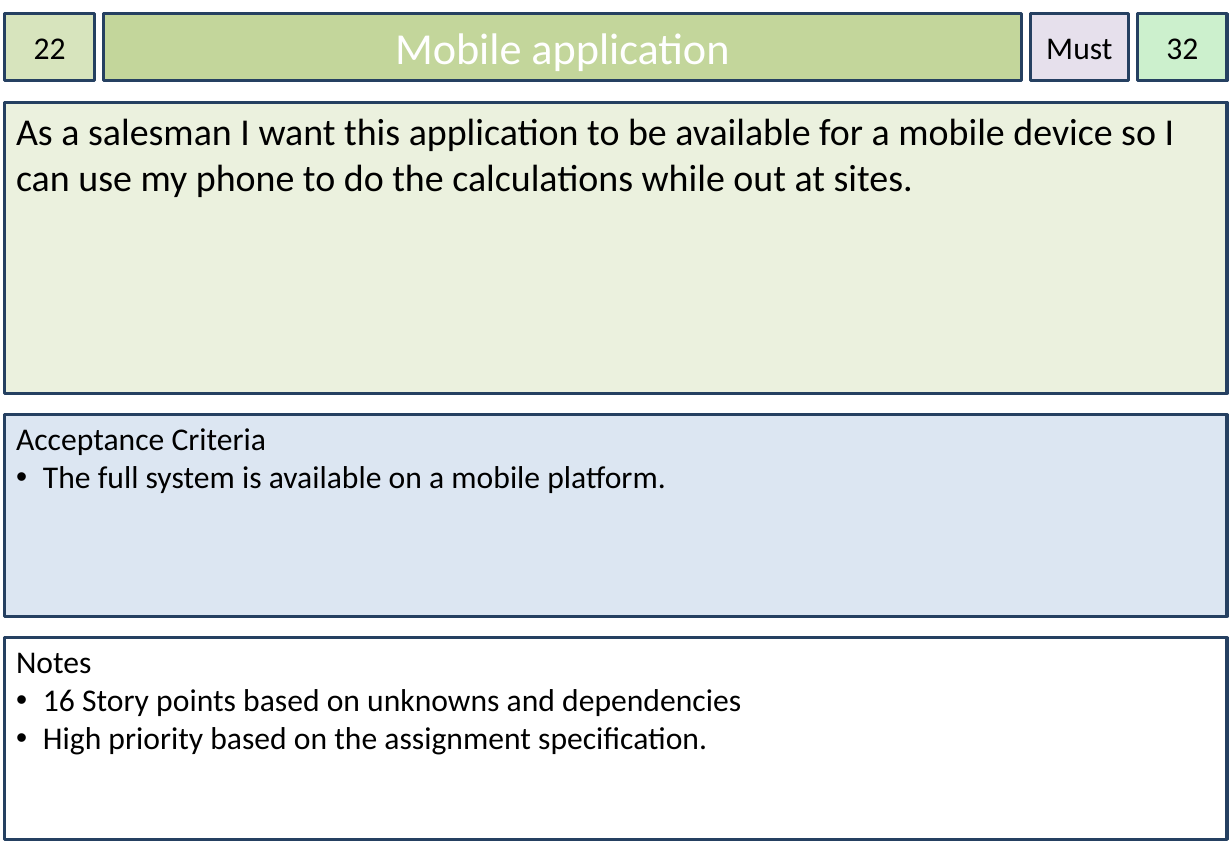
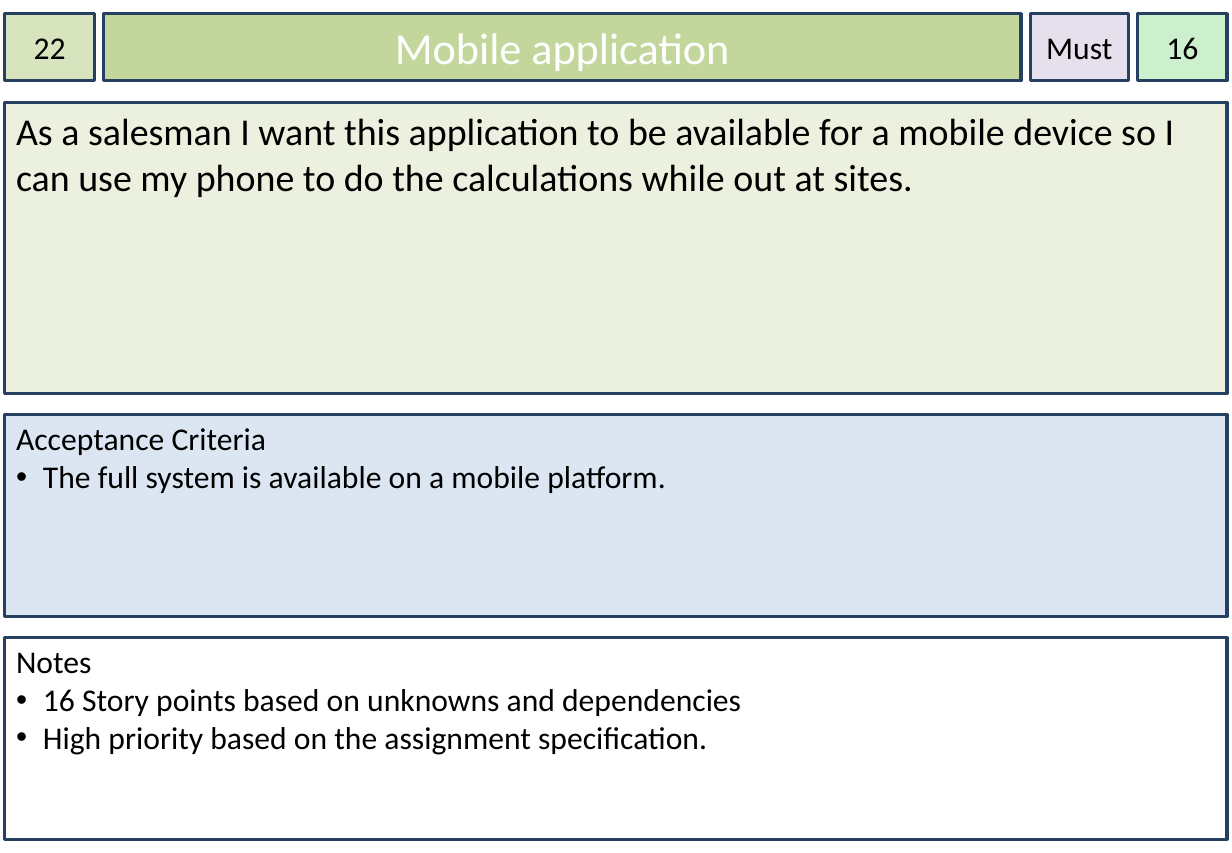
Before and after one commit to dkartaschew/anonymous-solarenergy, a slide deck: slide 22 of Documentation/User Stories.pptx. Drawn at 1232x853 pixels with LibreOffice and Linux fonts; fonts in the diff are those of the drawing. Boxes give left, top, right and bottom in pixels: in the first picture for what was removed or moved away, otherwise in the second. Text is boxed around its words. In the diff, an @@ line names an element or a change of style, - is before the commit and + after.

```diff
--- a/Documentation/User Stories.pptx
+++ b/Documentation/User Stories.pptx
@@ text in rectangle at (1166, 37, 1198, 60): text changed @@
-32
+16
```
Also in this commit, not shown: 3 slides added, 2 other files.
